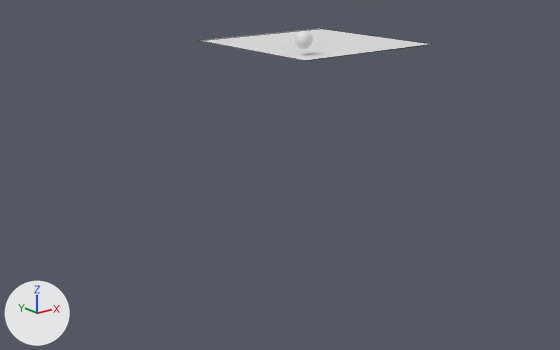
Two versions of the Blender file bDiving.blend, one commit apart.
Camera for both pictures: a 50 mm lens placed at (-60.5, -70.2, 13.1), pointed at (-7.2, -3.6, -13.5). The axes (+X, +Y, +Z) are drawn at lower left. The lights are the same throughout. Mesh edges are drawn as thin lines on the coarser meshes.

Objects in the first picture: 'Water'.
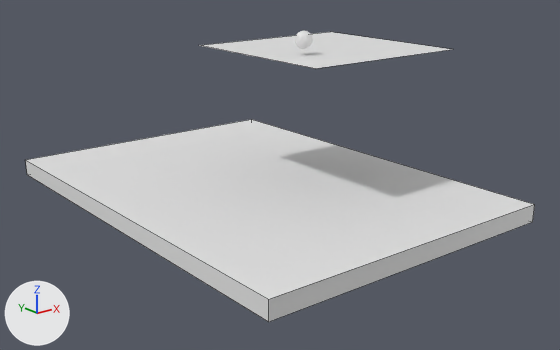
Location of each change, [x1, y1, x2, y2] in pixels of the pictures (560 x 350 px):
'SeaFloor', added
    after: [26, 119, 535, 322]
'Water', reshaped, moved, rescaled (11% wider, 15% taller)
    before: [200, 29, 429, 61]
    after: [199, 32, 453, 69]

Diff of the bpy script that builds the scene:
```diff
--- a/bDiving.blend.py
+++ b/bDiving.blend.py
@@ me_plane @@
 me_plane.from_pydata(...)  # 4 vertices, 1 face; spans x -1.0..1.0, y -1.0..1.0, z 0.0
 # used by ob_water; location = (1.08, 0.37, 0.5); scale = (9.87, 9.87, 9.87)
 # verts and faces of me_plane; kept vertices keep their numbers, new ones are numbered from 4
 # before: 0 (-1.0, -1.0, 0.0) at pixel (303, 60), 1 (1.0, -1.0, 0.0), 2 (-1.0, 1.0, 0.0) at pixel (198, 40), 3 (1.0, 1.0, 0.0) at pixel (320, 28)
+# me_plane part 1
+delete_vertices([*range(0, 4)])  # with the faces that use them
+verts[4] = (-1.0, -1.0, -1.0)  # pixel (315, 68)
+verts[5] = (-1.0, -1.0, 1.0)  # pixel (315, 68)
+verts[6] = (-1.0, 1.0, -1.0)  # pixel (198, 45)
+verts[7] = (-1.0, 1.0, 1.0)  # pixel (198, 45)
+for new, old in zip([*range(8, 12)], [*range(4, 8)]): verts[new] = verts[old] + (2.0, 0.0, 0.0)
+faces += [(4, 5, 7, 6), (6, 7, 11, 10), (8, 10, 11, 9), (4, 8, 9, 5), (4, 6, 10, 8), (5, 9, 11, 7)]
@@ me_cube_001 @@
+me_cube_001.from_pydata(...)  # a box spanning x -1.0..1.0, y -1.0..1.0, z -1.0..1.0
@@ ob_water @@
 ob_water = bpy.data.objects.new('Water', me_plane)
-ob_water.location = (1.08, 0.37, 0.5)
-ob_water.scale = (9.87, 9.87, 9.87)
+ob_water.location = (-0.78, -3.62, 0.5)
+ob_water.scale = (10.3, 10.3, -0.00184)
@@ ob_seafloor @@
+ob_seafloor = bpy.data.objects.new('SeaFloor', me_cube_001)
+ob_seafloor.location = (-8.22, -0.61, -15.71)
+ob_seafloor.scale = (18.0, -25.3, 1.0)
```
